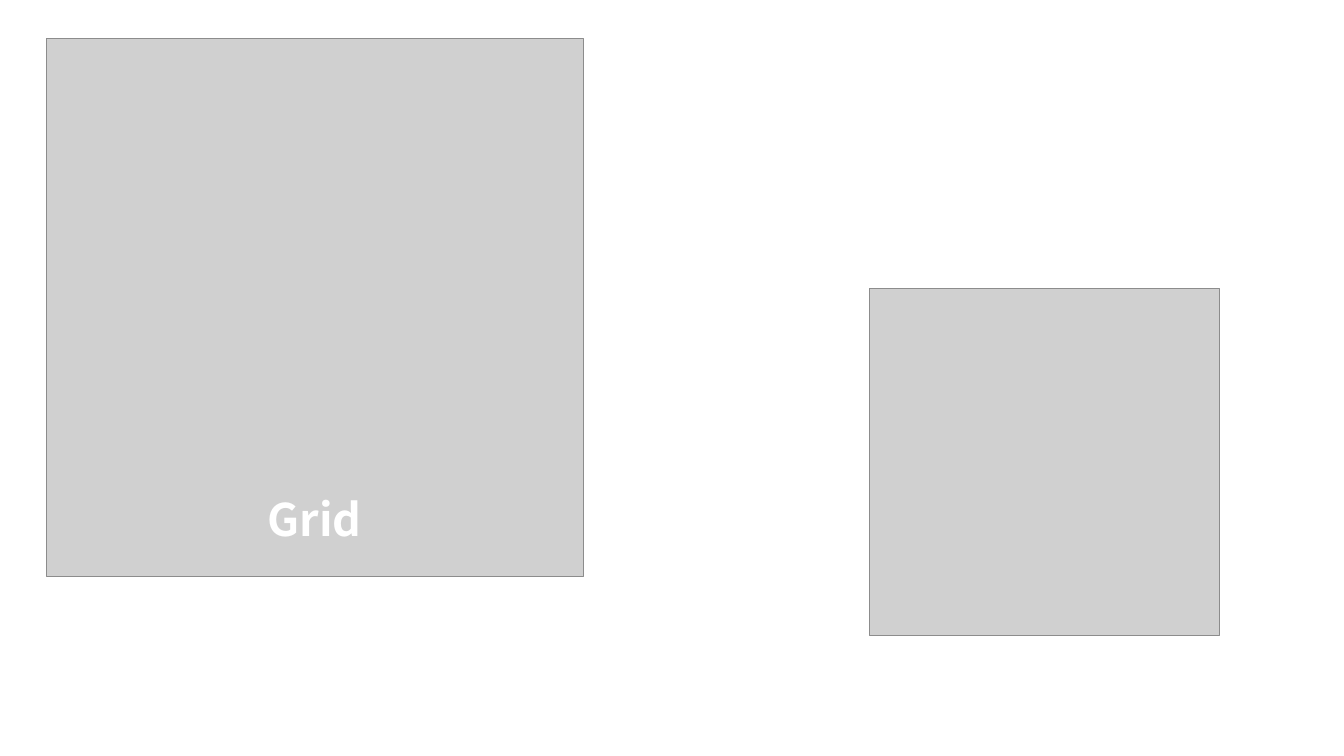
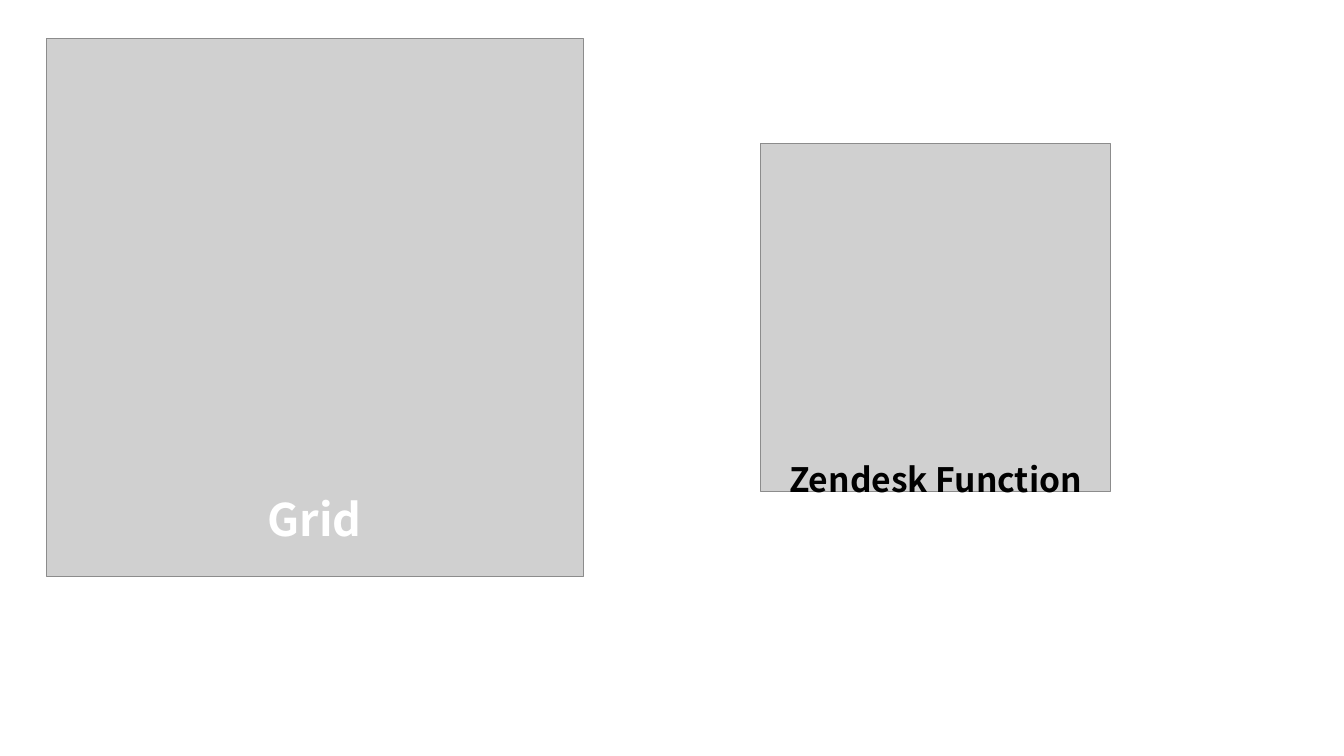
Before and after one commit to Seokhyeon-Park/icon-for-blog, a slide deck: slide 1 of icon.pptx. Drawn at 1344x756 pixels with LibreOffice and Linux fonts; fonts in the diff are those of the drawing; grey boxes stand for pictures. Boxes give left, top, right and bottom in pixels: in the first picture for what was removed or moved away, otherwise in the second. Text is boxed around its words. In the diff, an @@ line names an element or a change of style, - is before the commit and + after.

```diff
--- a/icon.pptx
+++ b/icon.pptx
@@ picture: place and size @@
-picture at (870,288,1220,635)
+picture at (760,144,1110,491)
@@ text added at (789,464,1082,502), 24 pt, text #000000, bold @@
+Zendesk Function
```
Also in this commit, not shown: 2 other slides changed, 12 slides added, 8 other files.
